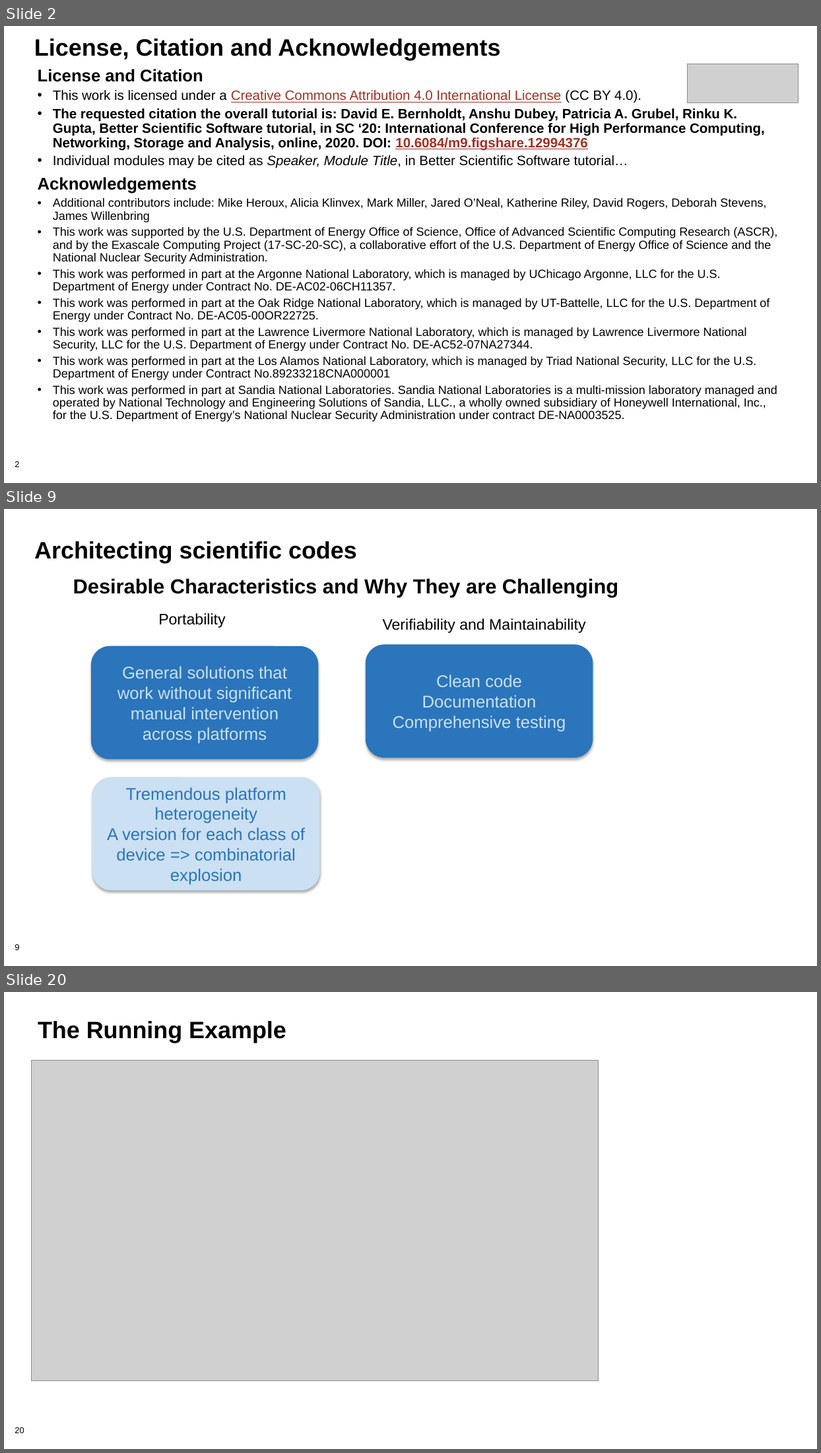
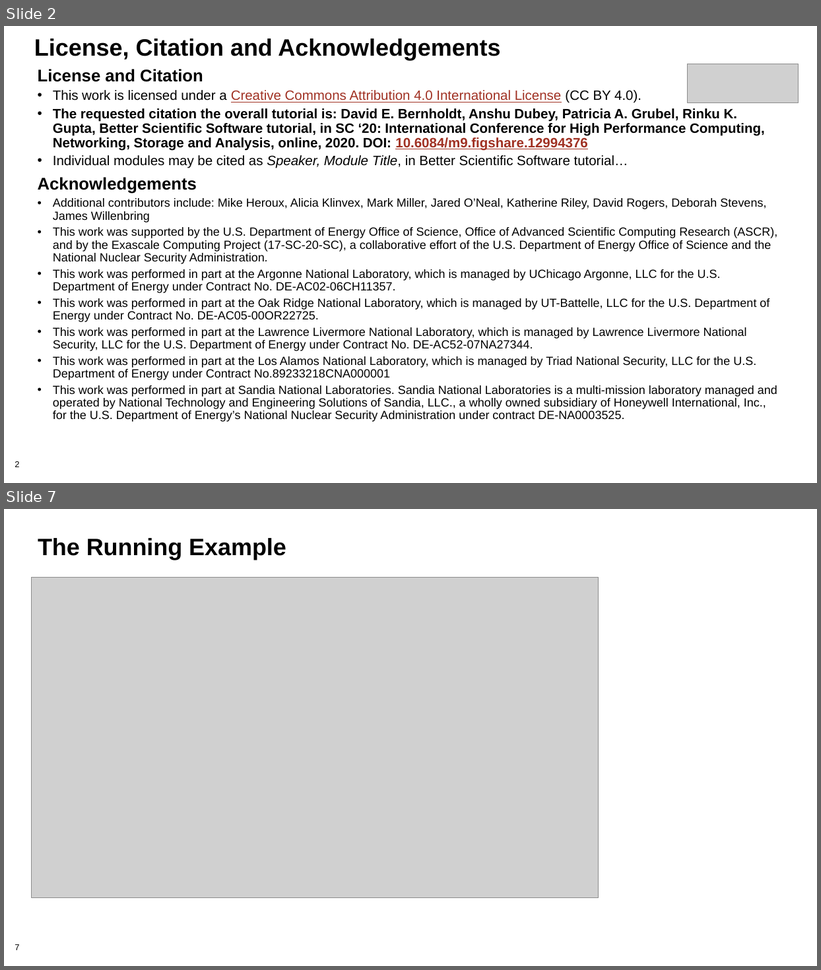
Before and after one commit to bssw-tutorial/presentations, a slide deck: final-presentations/2021-03-25-iss/05-design.pptx. Shown one above the other, each under a label of ours: slides 2, 9 and 20 before the commit, slides 2 and 7 after it; the slides between them are not shown. The pictures are 821x1453 and 821x970 pixels, drawn with LibreOffice and Linux fonts; fonts in the diff are those of the drawing; grey boxes stand for pictures; background and template pictures are left out. Boxes give left, top, right and bottom in pixels: in the first picture for what was removed or moved away, otherwise in the second. Text is boxed around its words. In the diff, an @@ line names an element or a change of style, - is before the commit and + after.

```diff
--- a/final-presentations/2021-03-25-iss/05-design.pptx
+++ b/final-presentations/2021-03-25-iss/05-design.pptx
@@ slide 9 removed at [4,509,817,966], background #FFFFFF; not listed: 1 template element that a slide beside it also shows @@
@@ title removed at [34,541,357,563] @@
-Architecting scientific codes
@@ text removed at [73,578,618,597] @@
-Desirable Characteristics and Why They are Challenging
@@ text removed at [158,613,225,628] @@
-Portability
@@ text removed at [383,619,585,633] @@
-Verifiability and Maintainability
@@ rounded rectangle removed at [91,646,319,760] @@
-General solutions that work without significant manual intervention across platforms
@@ rounded rectangle removed at [366,644,593,758] @@
-Clean code
-Documentation
-Comprehensive testing
@@ rounded rectangle removed at [92,778,320,891] @@
-Tremendous platform heterogeneity
-A version for each class of device => combinatorial explosion
@@ what was slide 20 is now slide 7 @@
@@ page number at [15,945,19,951]: text changed @@
-20
+7
```
Also in this commit, not shown: 3 slides changed, 7 slides added, 15 other slides removed.
